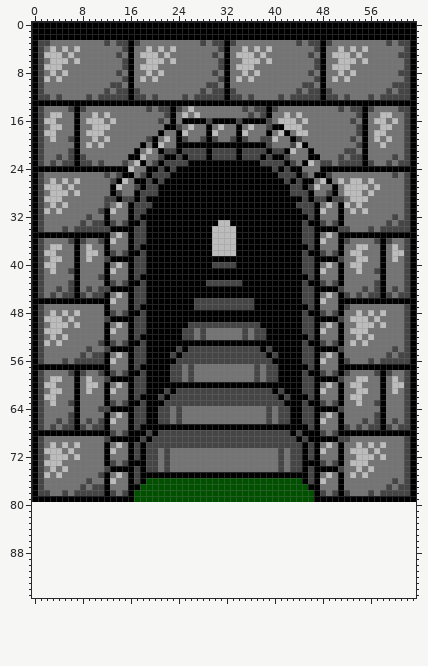
Sprite sheet -- TriviaMaze_CSCD350/TriviaMaze_CSCD350/Images/cdoor_up.png. The first picture shows the starting point.
The file is 64x80 pixels. Colours within 5 levels of each other are drawn and written as one. The old version is drawn lined up with the new one, on the new canvas.
After the commit:
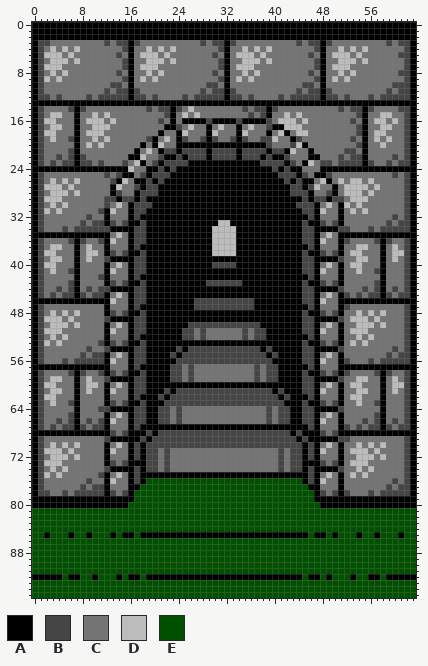
Palette (. is transparent): A #000000  B #454545  C #747474  D #bcbcbc  E #005000
The edit:
{"change": "canvas 64x80 -> 64x96"}
{"y":80,"x":0,"old":"................................................................","new":"AAAAAAAAAAAAAAAAEEEEEEEEEEEEEEEEEEEEEEEEEEEEEEEEAAAAAAAAAAAAAAAA"}
{"y":81,"x":0,"old":"................................................................","new":"EEEEEEEEEEEEEEEEEEEEEEEEEEEEEEEEEEEEEEEEEEEEEEEEEEEEEEEEEEEEEEEE"}
{"y":82,"x":0,"old":"................................................................","new":"EEEEEEEEEEEEEEEEEEEEEEEEEEEEEEEEEEEEEEEEEEEEEEEEEEEEEEEEEEEEEEEE"}
{"y":83,"x":0,"old":"................................................................","new":"EEEEEEEEEEEEEEEEEEEEEEEEEEEEEEEEEEEEEEEEEEEEEEEEEEEEEEEEEEEEEEEE"}
{"y":84,"x":0,"old":"................................................................","new":"EEEEEEEEEEEEEEEEEEEEEEEEEEEEEEEEEEEEEEEEEEEEEEEEEEEEEEEEEEEEEEEE"}
{"y":85,"x":0,"old":"................................................................","new":"EEAEEEAEEAEEEAEAAEAAAAAAAAAAAAAAAAAAAAAAAAAAAAEAAEAEEEAEEAEEEAEE"}
{"y":86,"x":0,"old":"................................................................","new":"EEEEEEEEEEEEEEEEEEEEEEEEEEEEEEEEEEEEEEEEEEEEEEEEEEEEEEEEEEEEEEEE"}
{"y":87,"x":0,"old":"................................................................","new":"EEEEEEEEEEEEEEEEEEEEEEEEEEEEEEEEEEEEEEEEEEEEEEEEEEEEEEEEEEEEEEEE"}
{"y":88,"x":0,"old":"................................................................","new":"EEEEEEEEEEEEEEEEEEEEEEEEEEEEEEEEEEEEEEEEEEEEEEEEEEEEEEEEEEEEEEEE"}
{"y":89,"x":0,"old":"................................................................","new":"EEEEEEEEEEEEEEEEEEEEEEEEEEEEEEEEEEEEEEEEEEEEEEEEEEEEEEEEEEEEEEEE"}
{"y":90,"x":0,"old":"................................................................","new":"EEEEEEEEEEEEEEEEEEEEEEEEEEEEEEEEEEEEEEEEEEEEEEEEEEEEEEEEEEEEEEEE"}
{"y":91,"x":0,"old":"................................................................","new":"EEEEEEEEEEEEEEEEEEEEEEEEEEEEEEEEEEEEEEEEEEEEEEEEEEEEEEEEEEEEEEEE"}
{"y":92,"x":0,"old":"................................................................","new":"AAAAAEAAEEAEEEAEAAEAAAAAAAAAAAAAAAAAAAAAAAAAAEAAEAEEEAEEAAEAAAAA"}
{"y":93,"x":0,"old":"................................................................","new":"EEEEEEEEEEEEEEEEEEEEEEEEEEEEEEEEEEEEEEEEEEEEEEEEEEEEEEEEEEEEEEEE"}
{"y":94,"x":0,"old":"................................................................","new":"EEEEEEEEEEEEEEEEEEEEEEEEEEEEEEEEEEEEEEEEEEEEEEEEEEEEEEEEEEEEEEEE"}
{"y":95,"x":0,"old":"................................................................","new":"EEEEEEEEEEEEEEEEEEEEEEEEEEEEEEEEEEEEEEEEEEEEEEEEEEEEEEEEEEEEEEEE"}
{"label":"added","picture_box":[32,502,416,598]}
